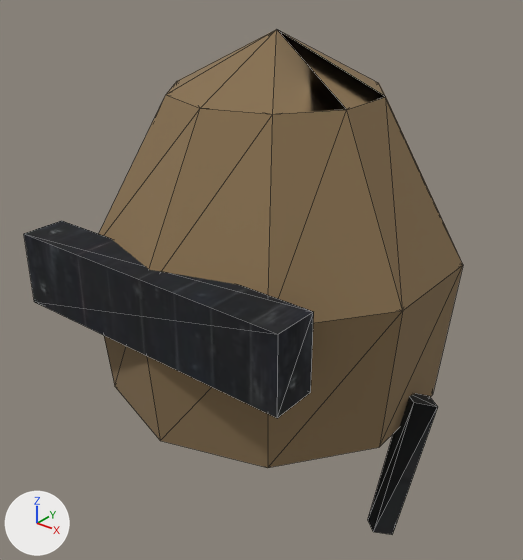
What one commit did to the glTF model saga-assets/world/web/eq_present_2_head.glb.
Before and after are seen from a 50 mm lens placed at (0.289, -0.377, 0.301), pointed at (-0.005, -0.009, 0.073). Every picture has the same lights, and +X, +Y and +Z are marked at lower left. The first picture is the older version. Mesh edges are drawn as thin lines. Vertices at exactly the same position are counted once.

The scene before the commit, as lines of its bpy script (objects in view):
```python
me_eq_present_2_head = bpy.data.meshes.new('eq_present_2_head')
me_eq_present_2_head.from_pydata(...)  # 55 vertices, 126 faces; spans x -0.85..0.85, y -0.82..0.82, z -1.0..1.0
# faces by material slot: [90, 24, 12]
me_eq_present_2_head.materials.append(mat_white_stucco)  # brown #877150
me_eq_present_2_head.materials.append(mat_concrete_wall_001)  # picture img_concrete_wall_001_toon
me_eq_present_2_head.materials.append(mat_black_painted_planks)  # picture img_black_painted_planks_toon
ob_eq_present_2_head = bpy.data.objects.new('eq_present_2_head', me_eq_present_2_head)
ob_eq_present_2_head.location = (0.0, -0.001, 0.0843)
ob_eq_present_2_head.scale = (0.16, 0.16, 0.16)
```
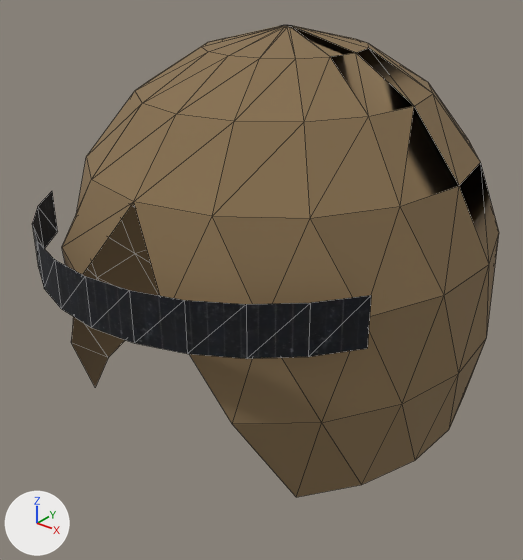
What differs and where, as boxes (x1, y1, x2, y2) in the pictures (523 x 560 px):
'eq_present_2_head', reshaped, moved, rescaled (6% wider, 7% shorter)
    before: (24, 29, 463, 535)
    after: (32, 25, 499, 497)
part 1 of me_eq_present_2_head, rebuilt (20% wider, 7% taller)
    before: (99, 29, 463, 468)
    after: (62, 25, 499, 497)
part 2 of me_eq_present_2_head, rebuilt (17% wider, 15% shorter)
    before: (24, 221, 314, 418)
    after: (32, 191, 371, 359)
part 3 of me_eq_present_2_head, deleted
    before: (368, 393, 438, 535)

The change, as a list of edits to the scene's bpy script:
```text
Change me_eq_present_2_head:
    used by ob_eq_present_2_head; location = (0.0, -0.001, 0.0843); scale = (0.16, 0.16, 0.16)
    remove me_eq_present_2_head.from_pydata(...)  # 55 vertices, 126 faces; spans x -0.85..0.85, y -0.82..0.82, z -1.0..1.0
    add me_eq_present_2_head.from_pydata(...)  # 137 vertices, 212 faces; spans x -0.88..0.88, y -1.0..1.0, z -0.77..0.77
    me_eq_present_2_head part 1: the loose piece of 31 vertices spanning x -0.77..0.77, y -0.81..0.82, z -0.53..1.0 is rebuilt with 115 vertices and now spans x -0.88..0.88, y -0.87..1.0, z -0.77..0.77
    me_eq_present_2_head part 2: the loose piece of 8 vertices spanning x -0.65..0.65, y -0.82..-0.63, z -0.07..0.24 is rebuilt with 22 vertices and now spans x -0.78..0.78, y -1.0..-0.55, z -0.08..0.11
    me_eq_present_2_head part 3: the loose piece of 8 vertices spanning x 0.67..0.85, y -0.24..0.08, z -1.0..-0.37 is deleted
    other edits to the shape of me_eq_present_2_head do not show in these pictures
    remove me_eq_present_2_head.materials.append(mat_concrete_wall_001)  # picture img_concrete_wall_001_toon
Change ob_eq_present_2_head:
    ob_eq_present_2_head.location: (0.0, -0.001, 0.0843) -> (0.0, 0.0026, 0.1175)
    ob_eq_present_2_head.scale: (0.16, 0.16, 0.16) -> (0.167, 0.167, 0.167)
```
